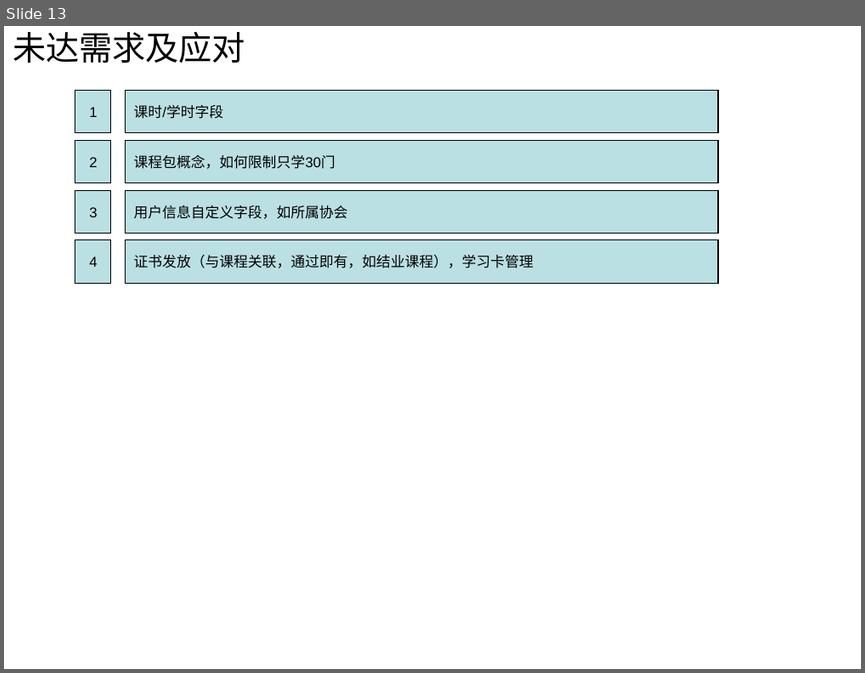
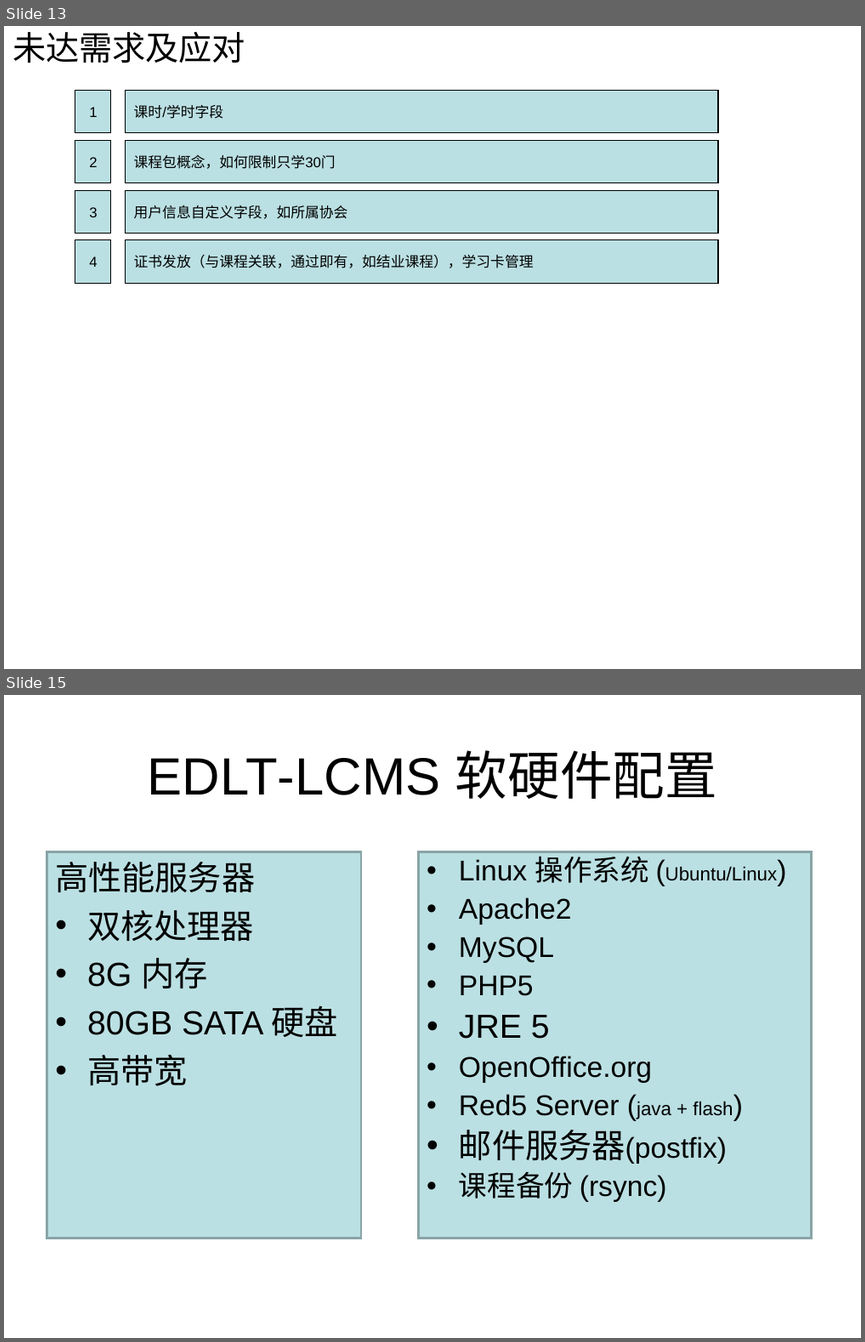
Before and after one commit to huhongjun/mydokeos, a slide deck: docu/Dokeos-lcms.ppt. Shown one above the other, each under a label of ours: slide 13 before the commit, slides 13 and 15 after it; the slides between them are not shown. The pictures are 865x673 and 865x1342 pixels, drawn with LibreOffice and Linux fonts; fonts in the diff are those of the drawing. Boxes give left, top, right and bottom in pixels: in the first picture for what was removed or moved away, otherwise in the second. Text is boxed around its words. In the diff, an @@ line names an element or a change of style, - is before the commit and + after.

```diff
--- a/docu/Dokeos-lcms.ppt
+++ b/docu/Dokeos-lcms.ppt
@@ slide 15 added at (x1=4, y1=695, x2=861, y2=1338), background #FFFFFF @@
@@ title added at (x1=148, y1=750, x2=717, y2=799), 44 pt, text #000000 @@
+EDLT-LCMS 软硬件配置
@@ rectangle added at (x1=46, y1=851, x2=361, y2=1237), fill #BBE0E3, outline #89A4A7 2.01 pt, 28 pt, text #000000 @@
+高性能服务器
+• 双核处理器
+• 8G 内存
+• 80GB SATA 硬盘
+• 高带宽
@@ rectangle added at (x1=418, y1=851, x2=811, y2=1237), fill #BBE0E3, outline #89A4A7 2.01 pt, 24 pt, text #000000 @@
+• Linux 操作系统 (Ubuntu/Linux)
+• Apache2
+• MySQL
+• PHP5
+• JRE 5
+• OpenOffice.org
+• Red5 Server (java + flash)
+• 邮件服务器(postfix)
+• 课程备份 (rsync)
```
Also in this commit, not shown: 1 slide changed, 5 other slides added, 1 other file.
